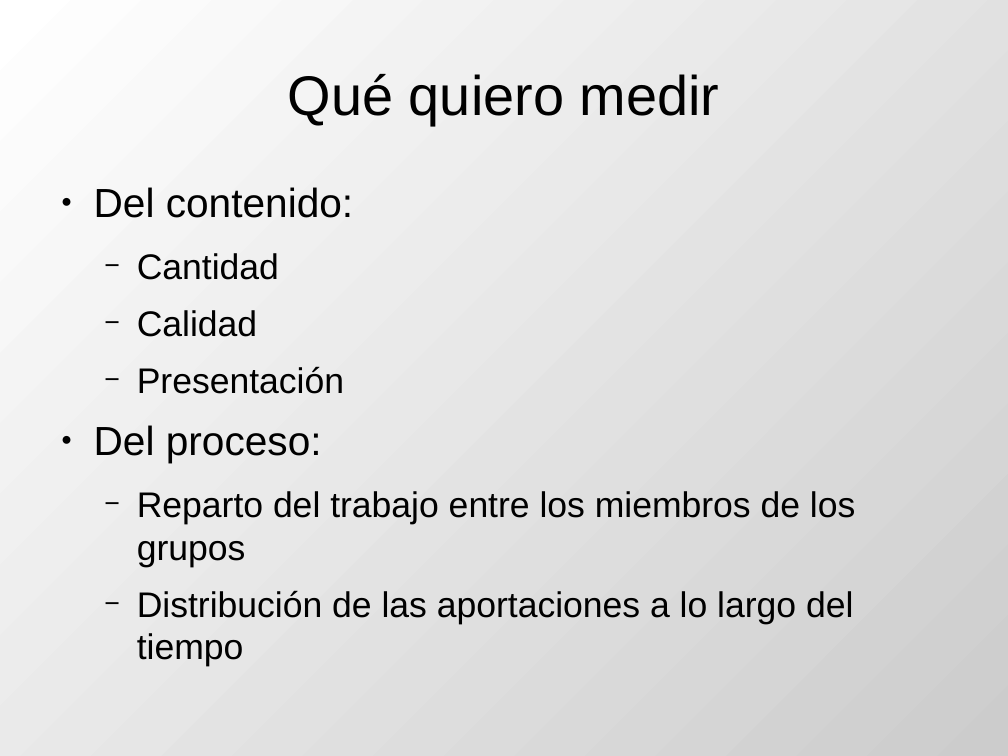
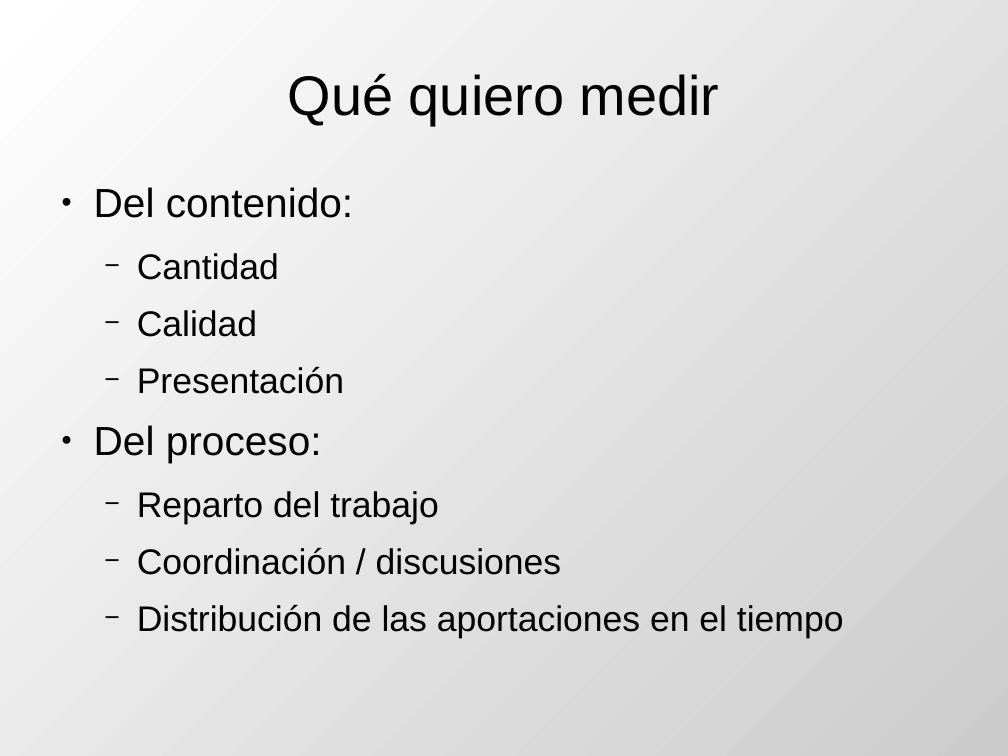
Before and after one commit to DrPantera/wikis4education, a slide deck: slide 4 of uca-2013_07/tema-5-EvaluacionWikis.odp. Drawn at 1008x756 pixels with LibreOffice and Linux fonts; fonts in the diff are those of the drawing. Boxes give left, top, right and bottom in pixels: in the first picture for what was removed or moved away, otherwise in the second. Text is boxed around its words. In the diff, an @@ line names an element or a change of style, - is before the commit and + after.

Commit message:
Cambios menores y discusion

```diff
--- a/uca-2013_07/tema-5-EvaluacionWikis.odp
+++ b/uca-2013_07/tema-5-EvaluacionWikis.odp
@@ text at (137, 491, 844, 638): text changed @@
-  − Reparto del trabajo entre los miembros de los grupos
-  − Distribución de las aportaciones a lo largo del tiempo
+  − Reparto del trabajo
+  − Coordinación / discusiones
+  − Distribución de las aportaciones en el tiempo
```
Also in this commit, not shown: 2 other slides changed, 1 slide added, 1 other file.
